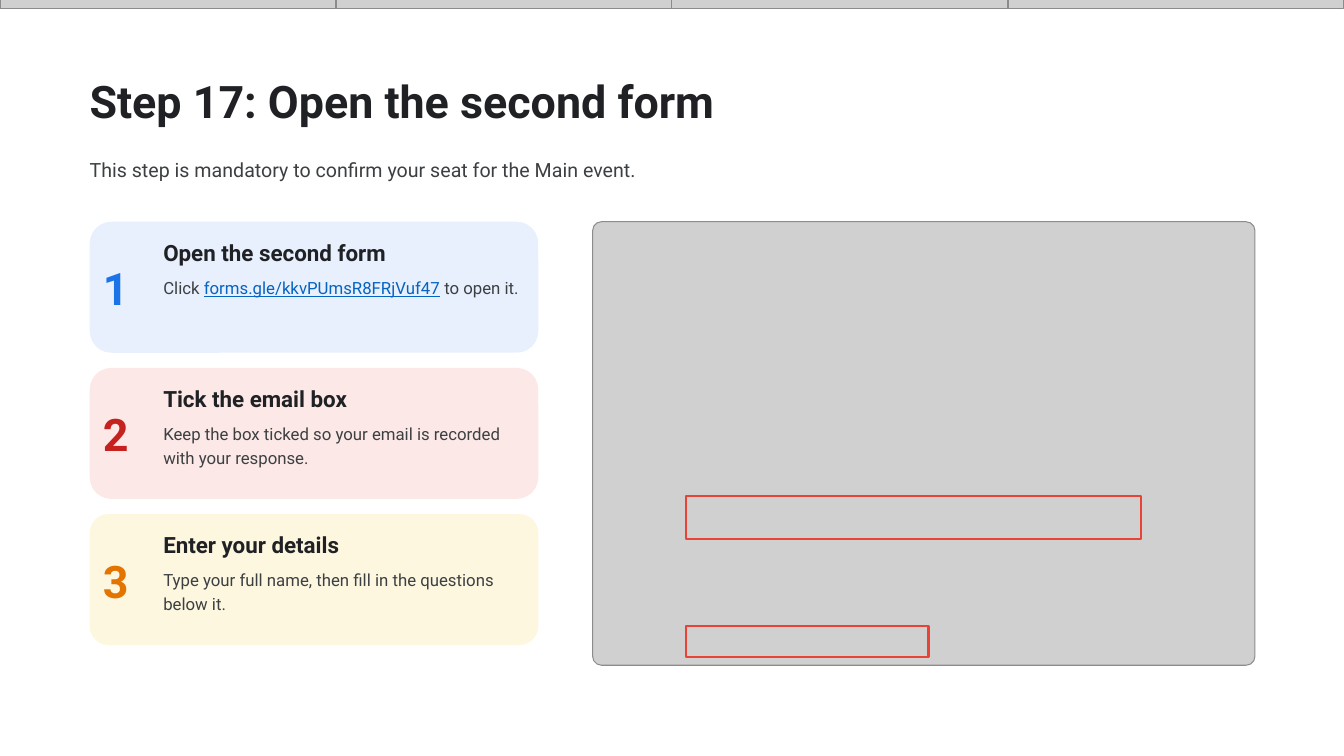
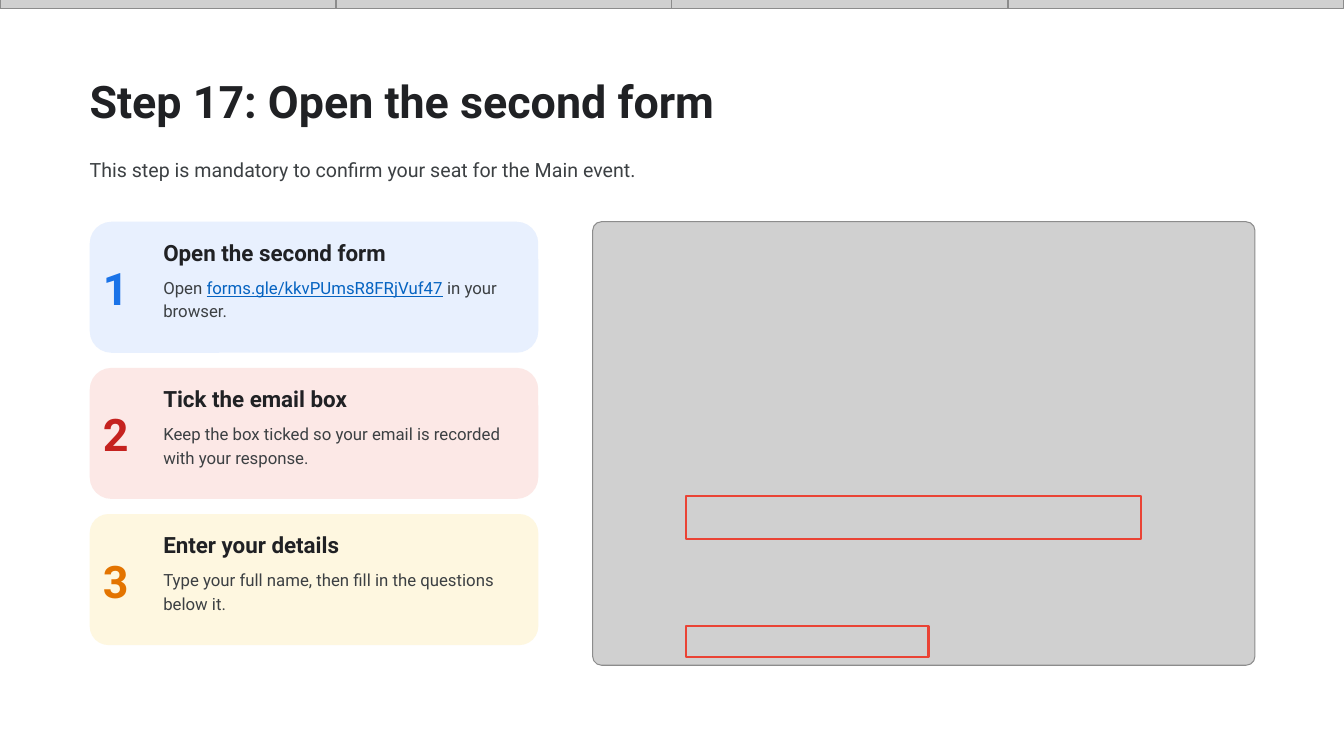
Before and after one commit to Viverun/Realism_Grade, a slide deck: slide 19 of Skill_Boost_Registration_Guide.pptx. Drawn at 1344x756 pixels with LibreOffice and Linux fonts; fonts in the diff are those of the drawing; grey boxes stand for pictures. Boxes give left, top, right and bottom in pixels: in the first picture for what was removed or moved away, otherwise in the second. Text is boxed around its words. In the diff, an @@ line names an element or a change of style, - is before the commit and + after.

```diff
--- a/Skill_Boost_Registration_Guide.pptx
+++ b/Skill_Boost_Registration_Guide.pptx
@@ text at <box>163,281,497,317</box>: text changed @@
-Click forms.gle/kkvPUmsR8FRjVuf47 to open it.
+Open forms.gle/kkvPUmsR8FRjVuf47 in your browser.
```
Also in this commit, not shown: 2 other slides changed, 1 other file.
